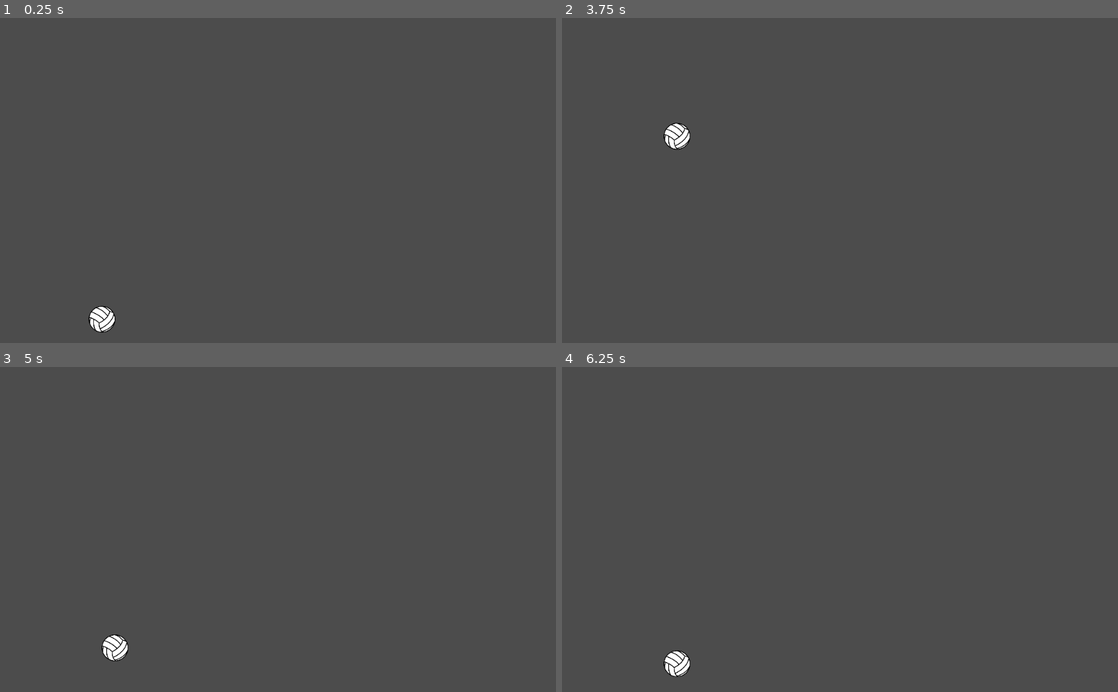
Above: before the commit, frames 1-4 (two rows, left to right).
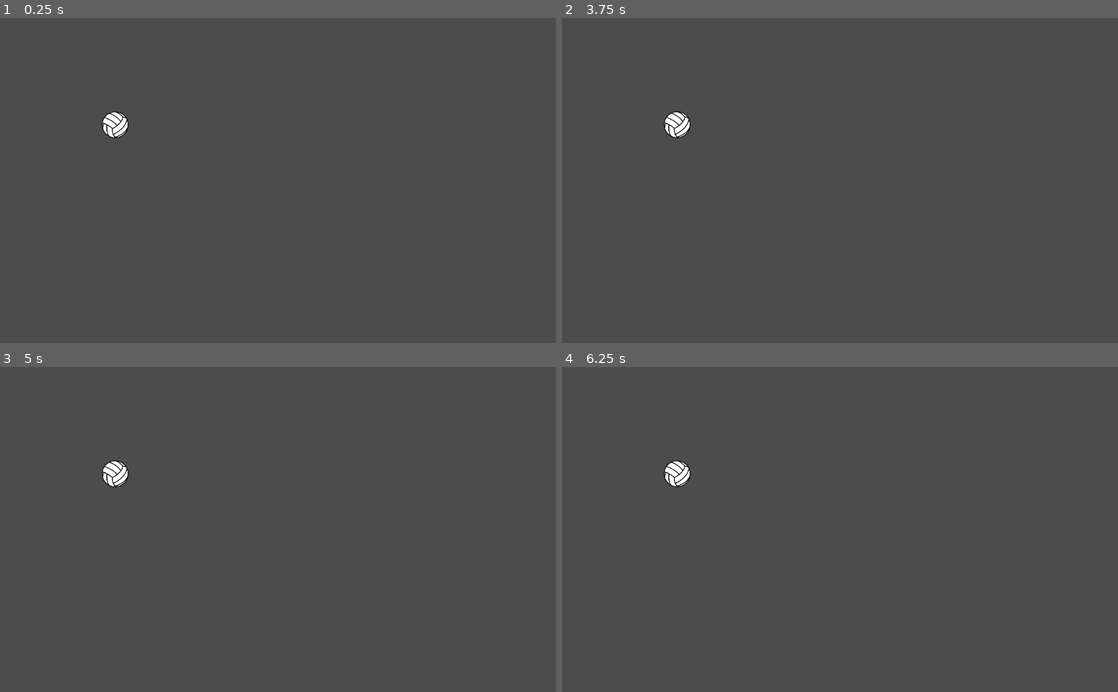
Above: after the commit, the same moments.

Repository: craigostrin/volleyball-practice
Game: Godot game, scene res://src/Game.tscn
Same seed, same stepped clock (60 frames per second), same inputs: the game is played once before the commit and once after it.
Inputs:
- Up to frame 1 (0.25 s): no input
- Up to frame 2 (3.75 s): tap Enter at 0.5 s; hold Space (pass) 0.53-1.28 s; hold Right (move_right) 0.53-2.03 s; tap Up (ui_up) at 0.77, 1.52, 3.02 s; tap Ctrl (reset_platform) at 1.25, 2.75 s; tap Space (pass) at 1.35, 2.85 s; tap ` (reset_ball) at 2, 3.5 s; hold Left (move_left) 2.03-2.78 s; hold Space (pass) 2.03-2.78 s; hold Right (move_right) from 2.78 s (still down); hold Space (pass) from 3.53 s (still down)
- Up to frame 3 (5 s): tap Up (ui_up) at 3.77, 4.52 s; tap ` (reset_ball) at 4.15 s; release Right (move_right) at 4.28 s; release Space (pass) at 4.28 s; hold Left (move_left) from 4.28 s (still down); tap Space (pass) at 4.35 s
- Up to frame 4 (6.25 s): release Left (move_left) at 5.03 s; hold Right (move_right) 5.03-5.78 s; hold Space (pass) 5.03-5.78 s; hold Left (move_left) from 5.78 s (still down); tap Space (pass) at 5.85 s; tap Up (ui_up) at 6.02 s

The runs differ from the first frame. In frame 1, 0.6% of the frame differs, in the area x 15-24%, y 28-97%; in frame 2, 0.4%; in frame 3, 0.6%, in the area x 18-24%, y 28-91%; in frame 4, 0.6%.

Commit message:
cleaned up ball spawning, ball release, added floor reset

Diff:
--- a/project.godot
+++ b/project.godot
@@ -41,6 +41,7 @@
 reset_ball={
 "deadzone": 0.5,
 "events": [ Object(InputEventKey,"resource_local_to_scene":false,"resource_name":"","device":0,"alt":false,"shift":false,"control":false,"meta":false,"command":false,"pressed":false,"scancode":96,"unicode":0,"echo":false,"script":null)
+, Object(InputEventKey,"resource_local_to_scene":false,"resource_name":"","device":0,"alt":false,"shift":false,"control":false,"meta":false,"command":false,"pressed":false,"scancode":82,"unicode":0,"echo":false,"script":null)
  ]
 }
 
--- a/src/RigidBall.gd
+++ b/src/Ball/RigidBall.gd
@@ -1,10 +1,13 @@
 extends RigidBody2D
+
+signal stuck_on_floor
 
 var is_on_floor := false
 var floortestind := 0
 
 onready var vis_notifier: VisibilityNotifier2D = $VisibilityNotifier2D
 onready var offscreen_indicator: Node2D = $OffscreenIndicator
+onready var ftimer: Timer = $FloorDetector/FloorTimer
 
 
 func _ready() -> void:
@@ -13,7 +16,9 @@
 	offscreen_indicator.hide()
 
 	connect("body_entered", self, "_on_RigidBall_body_entered")
-	connect("body_exited", self, "_on_RigidBall_body_exited")
+	$FloorDetector.connect("body_entered", self, "_on_FloorDetector_body_entered_exited", [true])
+	$FloorDetector.connect("body_exited", self, "_on_FloorDetector_body_entered_exited", [false])
+	ftimer.connect("timeout", self, "_on_FloorTimer_timeout")
 
 
 func _physics_process(delta: float) -> void:
@@ -31,13 +36,19 @@
 
 
 func _on_RigidBall_body_entered(body: Node) -> void:
-	if body.name == "Floor" and not is_on_floor:
-		prints("ay i'm on da floor ", floortestind)
-		is_on_floor = true
-		floortestind += 1
+	pass
 
 
-func _on_RigidBall_body_exited(body: Node) -> void:
-	if body.name == "Floor":
-		is_on_floor = false
-		prints("ay no mo flo", floortestind)
+func _on_FloorDetector_body_entered_exited(body: Node, has_entered: bool) -> void:
+	if not body.name == "Floor":
+		return
+
+	if has_entered:
+		ftimer.start()
+	else:
+		ftimer.stop()
+
+
+func _on_FloorTimer_timeout() -> void:
+	emit_signal("stuck_on_floor")
+	print("im stuck")
--- a/src/RigidBall.tscn
+++ b/src/Ball/RigidBall.tscn
@@ -1,8 +1,8 @@
 [gd_scene load_steps=7 format=2]
 
-[ext_resource path="res://art/volleyball_small_resize.png" type="Texture" id=1]
-[ext_resource path="res://src/RigidBall.gd" type="Script" id=2]
-[ext_resource path="res://art/ball_indic.svg" type="Texture" id=3]
+[ext_resource path="res://art/ball_indic.svg" type="Texture" id=1]
+[ext_resource path="res://art/volleyball_small_resize.png" type="Texture" id=2]
+[ext_resource path="res://src/Ball/RigidBall.gd" type="Script" id=3]
 
 [sub_resource type="PhysicsMaterial" id=1]
 bounce = 0.5
@@ -22,7 +22,7 @@
 continuous_cd = 2
 contacts_reported = 2
 contact_monitor = true
-script = ExtResource( 2 )
+script = ExtResource( 3 )
 
 [node name="VisibilityNotifier2D" type="VisibilityNotifier2D" parent="."]
 position = Vector2( 0, -81.5799 )
@@ -34,21 +34,23 @@
 [node name="Outline" type="Sprite" parent="OffscreenIndicator"]
 position = Vector2( 0, 36.7606 )
 scale = Vector2( 0.3, 0.3 )
-texture = ExtResource( 3 )
+texture = ExtResource( 1 )
 
 [node name="Ball" type="Sprite" parent="OffscreenIndicator"]
 position = Vector2( 0, 36.7606 )
 scale = Vector2( 0.2, 0.2 )
-texture = ExtResource( 1 )
+texture = ExtResource( 2 )
 
 [node name="Sprite" type="Sprite" parent="."]
 scale = Vector2( 0.25, 0.25 )
-texture = ExtResource( 1 )
+texture = ExtResource( 2 )
 
 [node name="CollisionShape2D" type="CollisionShape2D" parent="."]
 shape = SubResource( 2 )
 
 [node name="FloorDetector" type="Area2D" parent="."]
+collision_layer = 2
+collision_mask = 4
 
 [node name="CollisionShape2D" type="CollisionShape2D" parent="FloorDetector"]
 shape = SubResource( 3 )
--- /dev/null
+++ b/src/BallRelease.gd
@@ -0,0 +1,18 @@
+extends StaticBody2D
+
+
+onready var collider: CollisionShape2D = $CollisionShape2D
+onready var timer: Timer = $Timer
+
+
+func _ready() -> void:
+	timer.connect("timeout", self, "_on_Timer_timeout")
+
+
+func reset() -> void:
+	collider.set_deferred("disabled", false)
+	timer.start()
+
+
+func _on_Timer_timeout() -> void:
+	collider.set_deferred("disabled", true)
--- a/src/Game.gd
+++ b/src/Game.gd
@@ -1,24 +1,42 @@
 extends Node2D
+### TO DO ###
+# button to turn around
+# mini achievements
+# like, bounce ball off head and then hit wall
+# bump ball twice w/o hitting wall, then hit wall on 3rd bump
+# possibly v1.5
+# 2.0: 2 player mode!
 
-const ball_scene := preload("res://src/RigidBall.tscn")
+
+const ball_scene := preload("res://src/Ball/RigidBall.tscn")
 
 onready var ball: RigidBody2D = $RigidBall
-onready var ball_release_block: StaticBody2D = $BallSpawn/BallRelease
-onready var ball_release_timer: Timer = $BallSpawn/BallRelease/Timer
+onready var ball_spawn_pos: Vector2 = $BallSpawn.position
+onready var ball_release: StaticBody2D = $BallSpawn/BallRelease
+
+
+func _ready() -> void:
+	ball.connect("stuck_on_floor", self, "_on_ball_stuck_on_floor")
 
 
 func _unhandled_input(event: InputEvent) -> void:
-	if event.is_action_pressed("reset_ball"):
-		ball.queue_free()
-		ball = ball_scene.instance()
-		ball.position = $BallSpawn.position
-		add_child(ball)
+	if event.is_action_pressed("reset_ball"): # LEAVE THIS IN, JUST REMOVE TILDE (maybe)
+		ball = reset_ball()
 
 
-func _ready() -> void:
-	ball_release_timer.connect("timeout", self, "_on_BallRelease_timeout")
+func spawn_ball() -> RigidBody2D:
+	var new_ball: RigidBody2D = ball_scene.instance()
+	new_ball.connect("stuck_on_floor", self, "_on_ball_stuck_on_floor")
+	new_ball.position = ball_spawn_pos
+	add_child(new_ball)
+	return new_ball
 
 
-func _on_BallRelease_timeout() -> void:
-	$BallSpawn/BallRelease/CollisionShape2D.disabled = true
-	print("TIME")
+func reset_ball() -> RigidBody2D:
+	ball.queue_free()
+	ball_release.reset()
+	return spawn_ball()
+
+
+func _on_ball_stuck_on_floor() -> void:
+	ball = reset_ball()
--- a/src/Game.tscn
+++ b/src/Game.tscn
@@ -1,28 +1,30 @@
-[gd_scene load_steps=6 format=2]
+[gd_scene load_steps=7 format=2]
 
-[ext_resource path="res://src/RigidBall.tscn" type="PackedScene" id=1]
+[ext_resource path="res://src/Ball/RigidBall.tscn" type="PackedScene" id=1]
 [ext_resource path="res://src/Player.tscn" type="PackedScene" id=2]
 [ext_resource path="res://src/Game.gd" type="Script" id=3]
+[ext_resource path="res://src/BallRelease.gd" type="Script" id=4]
+
+[sub_resource type="RectangleShape2D" id=1]
+extents = Vector2( 40, 10 )
 
 [sub_resource type="RectangleShape2D" id=2]
-extents = Vector2( 40, 10 )
-
-[sub_resource type="RectangleShape2D" id=1]
 extents = Vector2( 595, 10 )
 
 [node name="Game" type="Node2D"]
 script = ExtResource( 3 )
 
 [node name="BallSpawn" type="Position2D" parent="."]
-position = Vector2( 211.679, 193.84 )
+position = Vector2( 212, 194 )
 
 [node name="BallRelease" type="StaticBody2D" parent="BallSpawn"]
 position = Vector2( 0, 38.055 )
 collision_layer = 4
 collision_mask = 2
+script = ExtResource( 4 )
 
 [node name="CollisionShape2D" type="CollisionShape2D" parent="BallSpawn/BallRelease"]
-shape = SubResource( 2 )
+shape = SubResource( 1 )
 
 [node name="Timer" type="Timer" parent="BallSpawn/BallRelease"]
 wait_time = 3.0
@@ -30,11 +32,8 @@
 autostart = true
 
 [node name="RigidBall" parent="." instance=ExtResource( 1 )]
-position = Vector2( 187.741, 555.437 )
+position = Vector2( 212, 194 )
 mass = 20.0
-continuous_cd = 2
-contacts_reported = 2
-contact_monitor = true
 
 [node name="Floor" type="StaticBody2D" parent="."]
 position = Vector2( 488, 591 )
--- a/src/Player.gd
+++ b/src/Player.gd
@@ -1,5 +1,6 @@
 extends Node2D
 
+export var speed := 200.0
 export var platform_max_rotation := 90.0
 
 onready var platform: Node2D = $Platform
@@ -8,6 +9,7 @@
 
 func _ready() -> void:
 	anim_player.connect("animation_finished", self, "_on_animation_finished")
+	# play the RESET anim on ball collision
 
 
 func _unhandled_input(event: InputEvent) -> void:
@@ -20,7 +22,7 @@
 func _physics_process(delta: float) -> void:
 	var move_vec := get_movement()
 	if move_vec != Vector2.ZERO:
-		position += move_vec * 200.0 * delta
+		position += move_vec * speed * delta
 
 
 func get_movement() -> Vector2:
Not shown: 3 places in src/Game.tscn that only renumber resources
